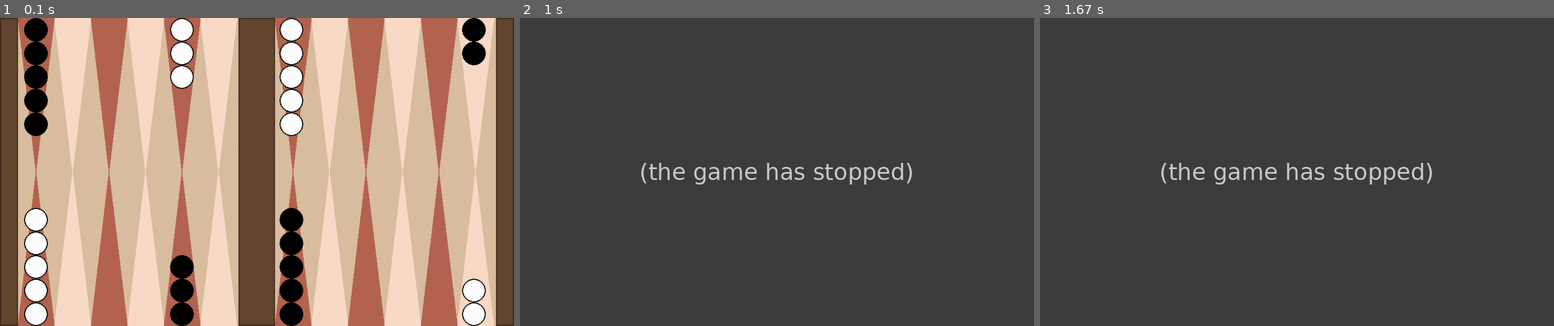
Above: before the commit, frames 1-3 (left to right).
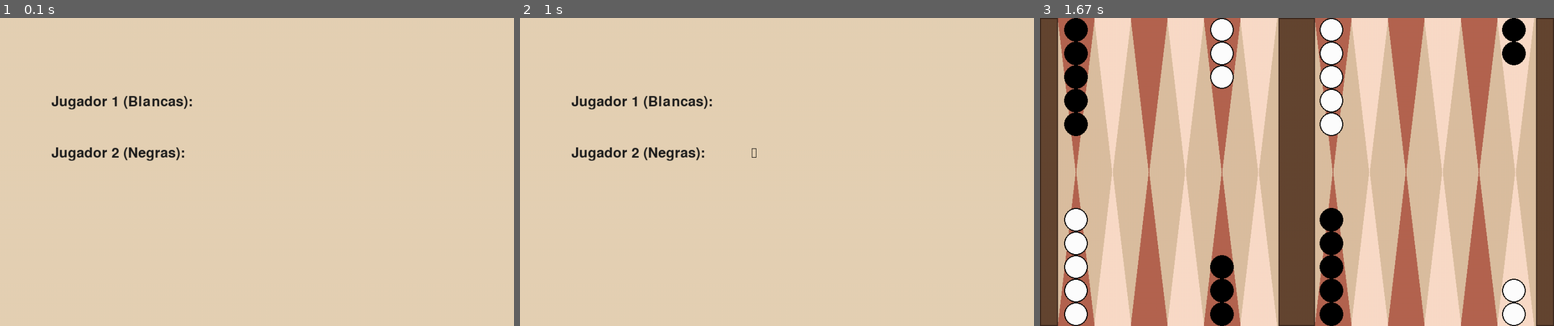
Above: after the commit, the same moments.

Repository: um-computacion/computacion-2025-backgammon-danatinnerello
Game: pygame game, started from pygame_ui/main.py
The game is run twice, just before and just after one commit, with the same random seed, the same clock (stepped at 60 frames per second) and the same inputs.
Inputs:
- Up to frame 1 (0.1 s): no input
- Up to frame 2 (1 s): tap Enter at 0.33 s; tap Esc at 0.67 s
- Up to frame 3 (1.67 s): tap Enter at 1.55 s

The runs differ from the first frame. In frame 1, 39% of the frame differs, in the area x 0-100%, y 0-100%; in frame 2, 100%; in frame 3, 100%.
Before the commit the program exited at 0.7 s; later frames show no game.

Commit message:
Desarrollo de movimiento basico e interfaz de nombres de jugadores

Diff:
--- a/pygame_ui/board_renderer.py
+++ b/pygame_ui/board_renderer.py
@@ -162,25 +162,27 @@
         return punto
 
 
-
-
 def estado_desde_board(board):
     """
-    Convierte el Tablero del core en un diccionario de estado visual
-    que puede usar el renderer de pygame.
+    Convierte el estado del tablero del core en un formato entendible para el renderer.
+    Admite tanto objetos Ficha como strings ("Blanca"/"Negra").
     """
-
     estado = {}
-
-    # Asegurarnos de acceder a la lista interna de puntos
-    puntos = board.__contenedor__  # lista de 24 posiciones (0..23)
+    puntos = board.__contenedor__
 
     for i, pila in enumerate(puntos):
         if not pila:
-            continue  # punto vacío
-        # Cada pila es una lista de fichas (objetos Ficha)
-        color = pila[0].capitalize()  # "Blanca" o "Negra"
-        cantidad = len(pila)
-        estado[i + 1] = {"color": color, "cantidad": cantidad}
+            continue
+
+        ficha = pila[0]
+
+        # Si es un objeto Ficha, obtenemos su color
+        if hasattr(ficha, "obtener_color"):
+            color = ficha.obtener_color().capitalize()
+        else:
+            # Si es string, lo usamos directamente
+            color = str(ficha).capitalize()
+
+        estado[i + 1] = {"color": color, "cantidad": len(pila)}
 
     return estado
--- a/pygame_ui/main.py
+++ b/pygame_ui/main.py
@@ -10,21 +10,84 @@
 
 import pygame
 from pygame_ui.board_renderer import TableroGrafico, estado_desde_board
-from core.board import Tablero
+from core.player import Jugador
+from core.game import Juego
+from core.checker import Ficha
+pygame.init()
+
+
+
+
+jugador1 = Jugador("Jugador 1", "Blanca")
+jugador2 = Jugador("Jugador 2", "Negra")
+juego = Juego(jugador1, jugador2)
+
+
+def pedir_nombres(pantalla):
+    fuente = pygame.font.Font(None, 40)
+    color_texto = (30, 30, 30)
+    color_fondo = (230, 210, 180)
+
+    nombres = ["", ""]
+    etiquetas = ["Jugador 1 (Blancas):", "Jugador 2 (Negras):"]
+    actual = 0
+    escribiendo = True
+
+    while escribiendo:
+        pantalla.fill(color_fondo)
+
+        for i, texto in enumerate(etiquetas):
+            t = fuente.render(texto, True, color_texto)
+            pantalla.blit(t, (100, 150 + i * 100))
+            entrada = fuente.render(nombres[i], True, (0, 0, 0))
+            pantalla.blit(entrada, (450, 150 + i * 100))
+
+        pygame.display.flip()
+
+        for event in pygame.event.get():
+            if event.type == pygame.QUIT:
+                pygame.quit()
+                exit()
+            elif event.type == pygame.KEYDOWN:
+                if event.key == pygame.K_RETURN:
+                    if actual < 1:
+                        actual += 1
+                    else:
+                        escribiendo = False
+                elif event.key == pygame.K_BACKSPACE:
+                    nombres[actual] = nombres[actual][:-1]
+                else:
+                    nombres[actual] += event.unicode
+
+    # Si no escribieron nada, usar nombres por defecto
+    if nombres[0] == "":
+        nombres[0] = "Blancas"
+    if nombres[1] == "":
+        nombres[1] = "Negras"
+
+    return nombres[0], nombres[1]
+
+
 
 def main():
-    pygame.init()
 
     pantalla = pygame.display.set_mode((1000, 600))
     pygame.display.set_caption("Backgammon - Ludoteka Style")
 
-    tablero = Tablero()
+    nombre1,nombre2 = pedir_nombres(pantalla)
+    jugador1 = Jugador(nombre1, "Blanca")
+    jugador2 = Jugador(nombre2, "Negra")
+
+    juego = Juego(jugador1,jugador2)
+    tablero = juego.__tablero__
     renderer = TableroGrafico(pantalla)
     estado = estado_desde_board(tablero)
 
     renderer.dibujar_tablero()
     renderer.dibujar_fichas(estado)
     clock = pygame.time.Clock()
+
+    punto_seleccionado = None
 
     #actualiza estado
     pygame.display.flip()
@@ -40,7 +103,35 @@
             elif event.type == pygame.MOUSEBUTTONDOWN and event.button == 1:
                 punto = renderer.obtener_punto_desde_click(event.pos)
                 if punto:
-                    print(f"Hiciste clic en el punto {punto}")
+                    if punto_seleccionado is None:
+                        punto_seleccionado = punto
+                        print(f"Seleccionaste el punto {punto_seleccionado}")
+                    else:
+                        jugador = juego.mostrar_turno()
+                        try:
+                            # Movimiento normal
+                            juego.valida_mover_ficha(jugador, punto_seleccionado, punto)
+                            print(f"{jugador.obtener_nombre()} movió una ficha de {punto_seleccionado} a {punto}")
+
+                            # Redibujar tablero
+                            estado = estado_desde_board(juego.mostrar_tablero())
+                            renderer.dibujar_tablero()
+                            renderer.dibujar_fichas(estado)
+                            pygame.display.flip()
+
+                            # Cambiar turno si corresponde
+                            juego.controlar_turnos()
+
+                        except Exception as e:
+                            print(f"No se pudo mover la ficha: {e}")
+                        punto_seleccionado = None
+
+                        # Redibujar tablero actualizado
+                        estado = estado_desde_board(tablero)
+                        renderer.dibujar_tablero()
+                        renderer.dibujar_fichas(estado)
+                        pygame.display.flip()
+
         clock.tick(30)  # Limita a 30 FPS
 
     pygame.quit()
